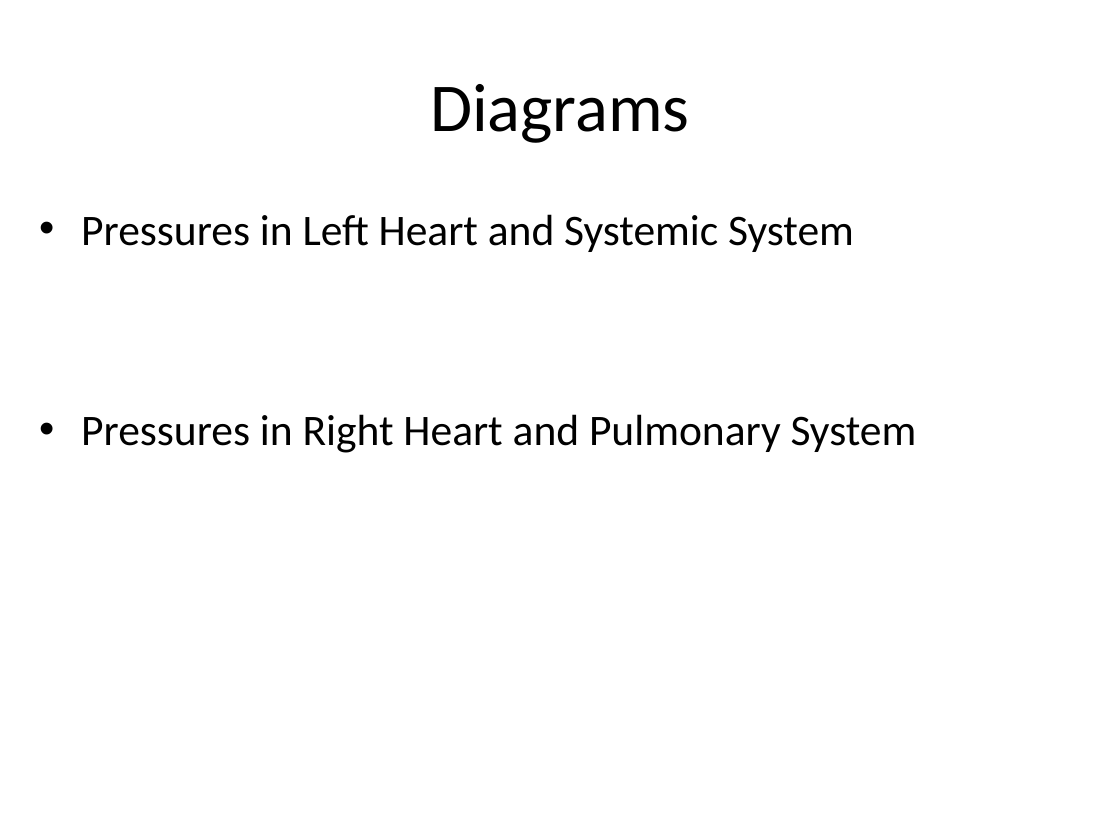
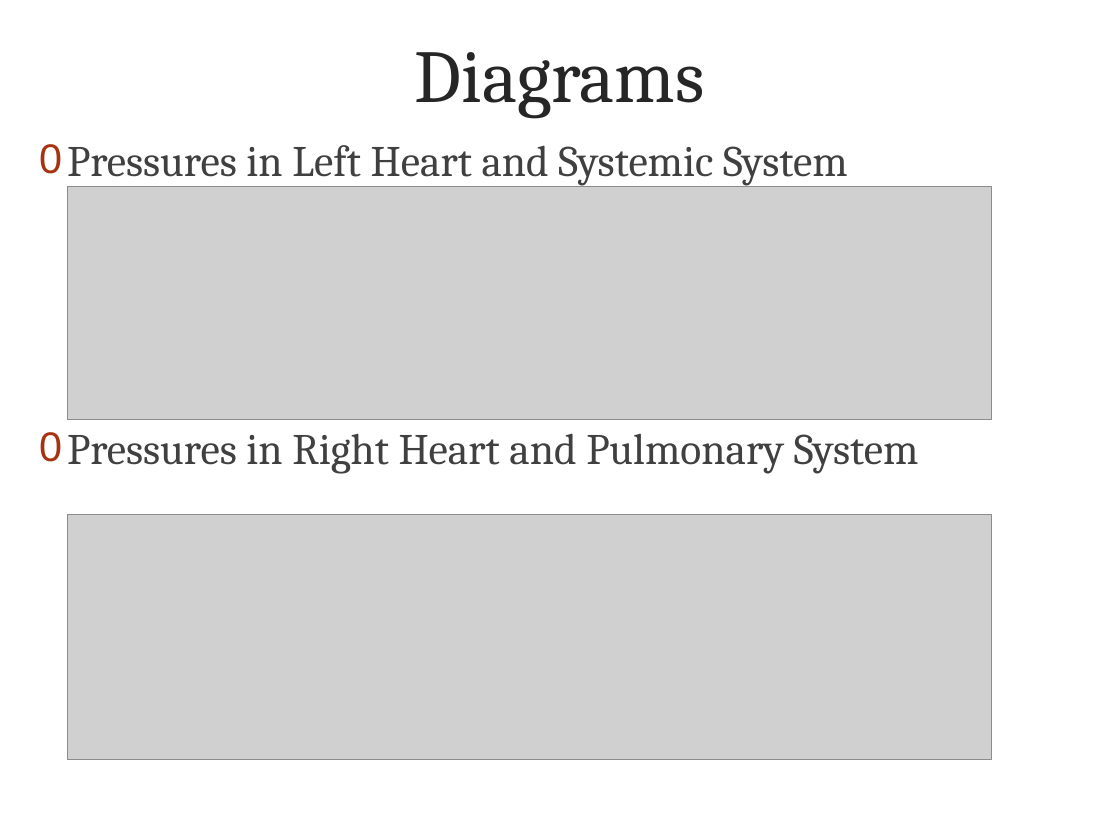
Before and after one commit to bshyong/MATLAB-Cardiovascular-Model-GUI, a slide deck: slide 6 of Final Presentation.pptx. Drawn at 1120x840 pixels with LibreOffice and Linux fonts; fonts in the diff are those of the drawing; grey boxes stand for pictures; background and template pictures are left out. Boxes give left, top, right and bottom in pixels: in the first picture for what was removed or moved away, otherwise in the second. Text is boxed around its words. In the diff, an @@ line names an element or a change of style, - is before the commit and + after.

Commit message:
modified final presentation

```diff
--- a/Final Presentation.pptx
+++ b/Final Presentation.pptx
@@ title "Diagrams": place and size @@
-title "Diagrams" at [430, 84, 689, 143]
+title "Diagrams" at [415, 52, 705, 119]
@@ title "Diagrams" at [415, 52, 705, 119]: size 44 to 48 pt, font Calibri to Cambria, text colour #000000 to #262626 @@
@@ text "Pressures in Left Heart and ...": place and size @@
-text "Pressures in Left Heart and ..." at [81, 214, 917, 453]
+text "Pressures in Left Heart and ..." at [67, 145, 919, 474]
@@ text "Pressures in Left Heart and ..." at [67, 145, 919, 474]: font Calibri to Cambria, text colour #000000 to #404040; bullet • to 0 @@
@@ picture added at [67, 187, 991, 420] @@
@@ picture added at [67, 515, 991, 760] @@
```
Also in this commit, not shown: 5 other slides changed, 2 slides added, 2 slides removed, 2 other files.
